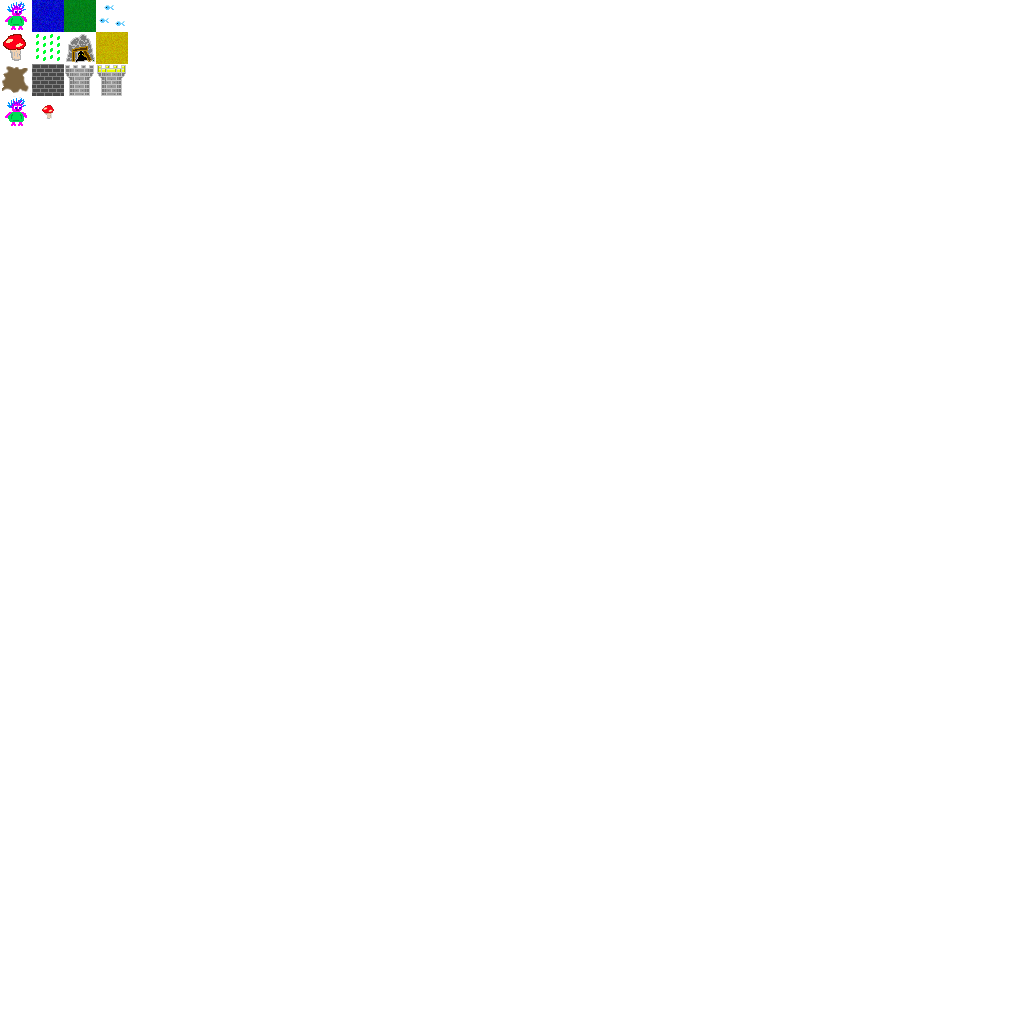
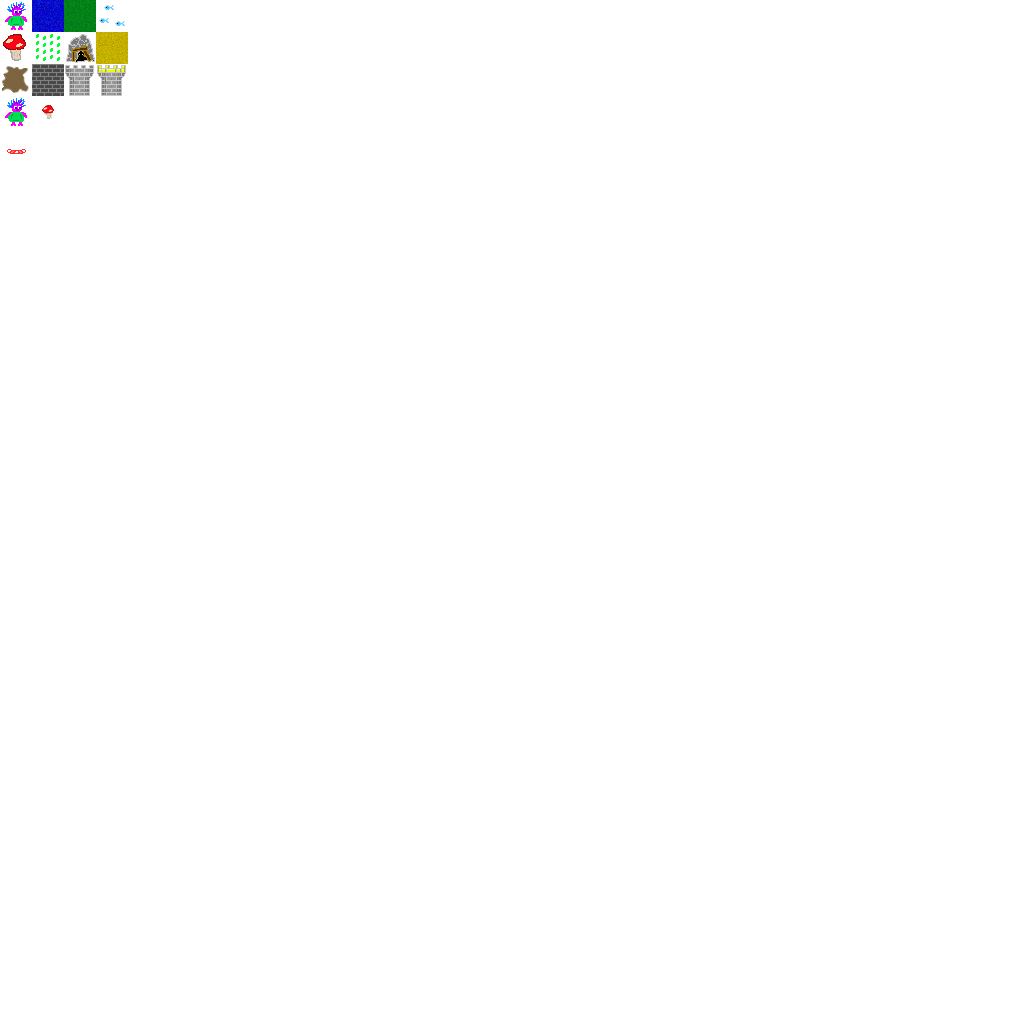
Layered file, before and after one edit (1024×1024). Changes by layer:
painted on "sprites" over [7, 105, 47, 154]
